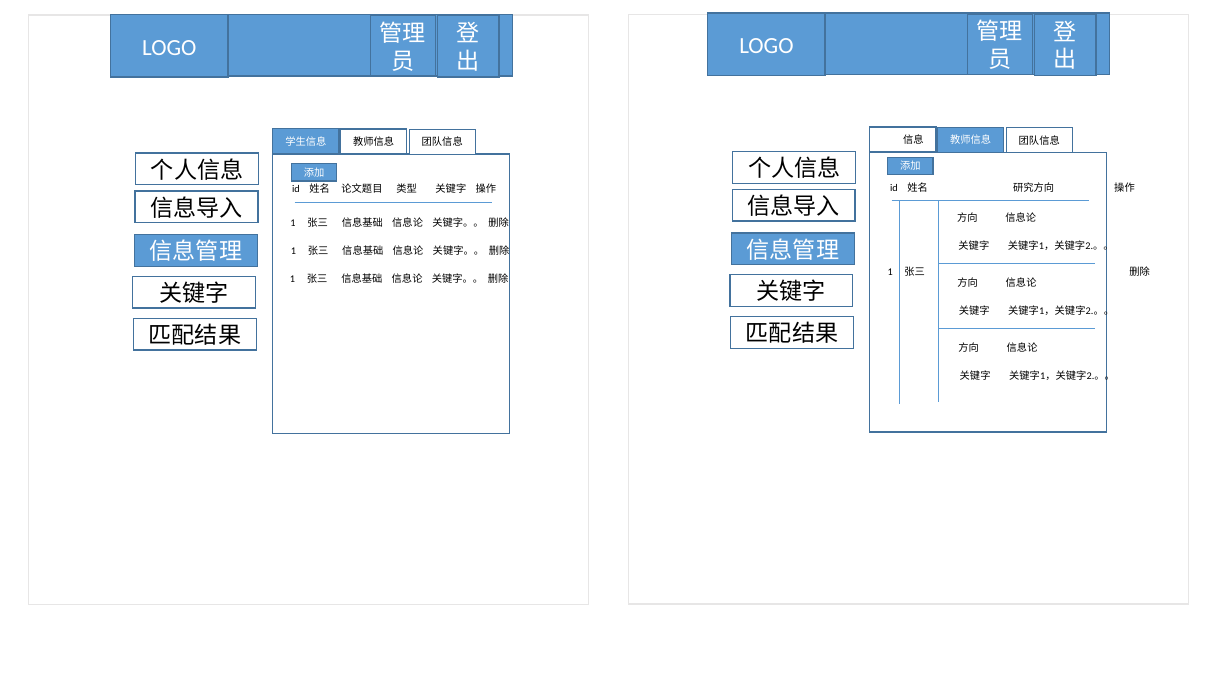
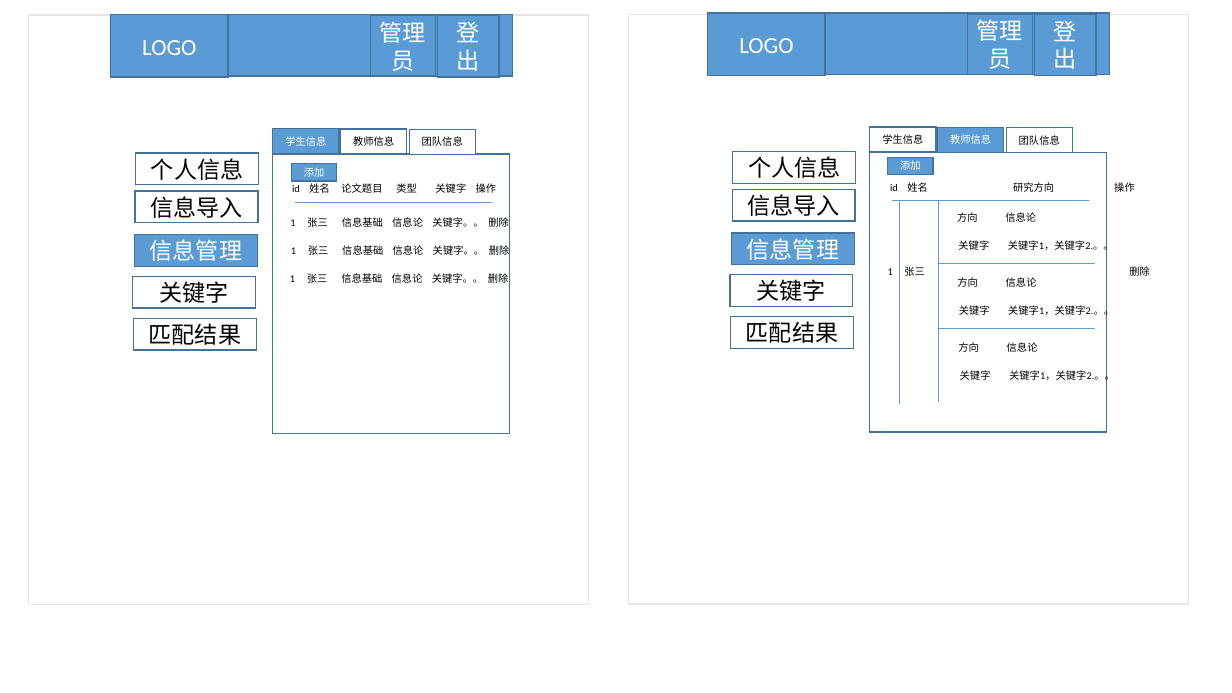
Before and after one commit to soyal/Work, a slide deck: slide 6 of api/论文管理系统.pptx. Drawn at 1232x693 pixels with LibreOffice and Linux fonts; fonts in the diff are those of the drawing. Boxes give left, top, right and bottom in pixels: in the first picture for what was removed or moved away, otherwise in the second. Text is boxed around its words. In the diff, an @@ line names an element or a change of style, - is before the commit and + after.

Commit message:
draft v1

```diff
--- a/api/论文管理系统.pptx
+++ b/api/论文管理系统.pptx
@@ rectangle "学生信息" at (870, 128, 936, 152): text colour #FFFFFF to #000000 in "学生信息" @@
```
Also in this commit, not shown: 1 other slide changed, 1 slide added, 1 slide removed.
